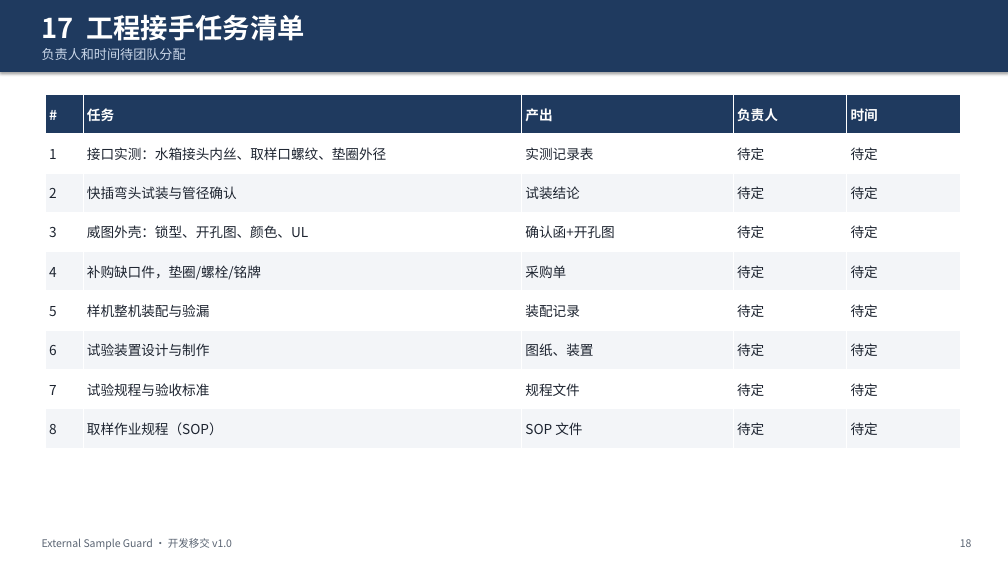
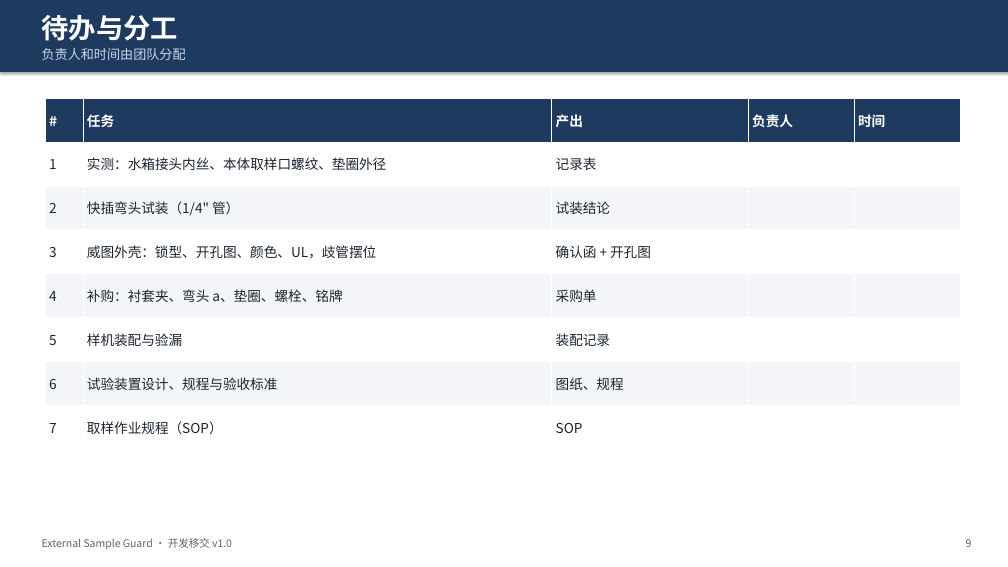
Before and after one commit to keenkid2010/claude_v1, a slide deck: slide 9 of sample_guard/Sample_Guard_开发移交.pptx (slide 18 before the commit). Drawn at 1008x567 pixels with LibreOffice and Linux fonts; fonts in the diff are those of the drawing. Boxes give left, top, right and bottom in pixels: in the first picture for what was removed or moved away, otherwise in the second. Text is boxed around its words. In the diff, an @@ line names an element or a change of style, - is before the commit and + after.

```diff
--- a/sample_guard/Sample_Guard_开发移交.pptx
+++ b/sample_guard/Sample_Guard_开发移交.pptx
@@ text at (x1=42, y1=15, x2=179, y2=41): text changed @@
-17 工程接手任务清单
+待办与分工
@@ text at (x1=42, y1=48, x2=186, y2=60): text changed @@
-负责人和时间待团队分配
+负责人和时间由团队分配
@@ table at (x1=45, y1=98, x2=960, y2=449) @@
-row 2: 1 | 接口实测：水箱接头内丝、取样口螺纹、垫圈外径 | 实测记录表 | 待定 | 待定
-row 3: 2 | 快插弯头试装与管径确认 | 试装结论 | 待定 | 待定
-row 4: 3 | 威图外壳：锁型、开孔图、颜色、UL | 确认函+开孔图 | 待定 | 待定
-row 5: 4 | 补购缺口件，垫圈/螺栓/铭牌 | 采购单 | 待定 | 待定
-row 6: 5 | 样机整机装配与验漏 | 装配记录 | 待定 | 待定
-row 7: 6 | 试验装置设计与制作 | 图纸、装置 | 待定 | 待定
-row 8: 7 | 试验规程与验收标准 | 规程文件 | 待定 | 待定
-row 9: 8 | 取样作业规程（SOP） | SOP 文件 | 待定 | 待定
+row 2: 1 | 实测：水箱接头内丝、本体取样口螺纹、垫圈外径 | 记录表 |  | 
+row 3: 2 | 快插弯头试装（1/4" 管） | 试装结论 |  | 
+row 4: 3 | 威图外壳：锁型、开孔图、颜色、UL，歧管摆位 | 确认函 + 开孔图 |  | 
+row 5: 4 | 补购：衬套夹、弯头 a、垫圈、螺栓、铭牌 | 采购单 |  | 
+row 6: 5 | 样机装配与验漏 | 装配记录 |  | 
+row 7: 6 | 试验装置设计、规程与验收标准 | 图纸、规程 |  | 
+row 8: 7 | 取样作业规程（SOP） | SOP |  | 
@@ text at (x1=966, y1=539, x2=972, y2=547): text changed @@
-18
+9
```
Also in this commit, not shown: 9 other slides changed, 10 slides removed, 6 other files.
